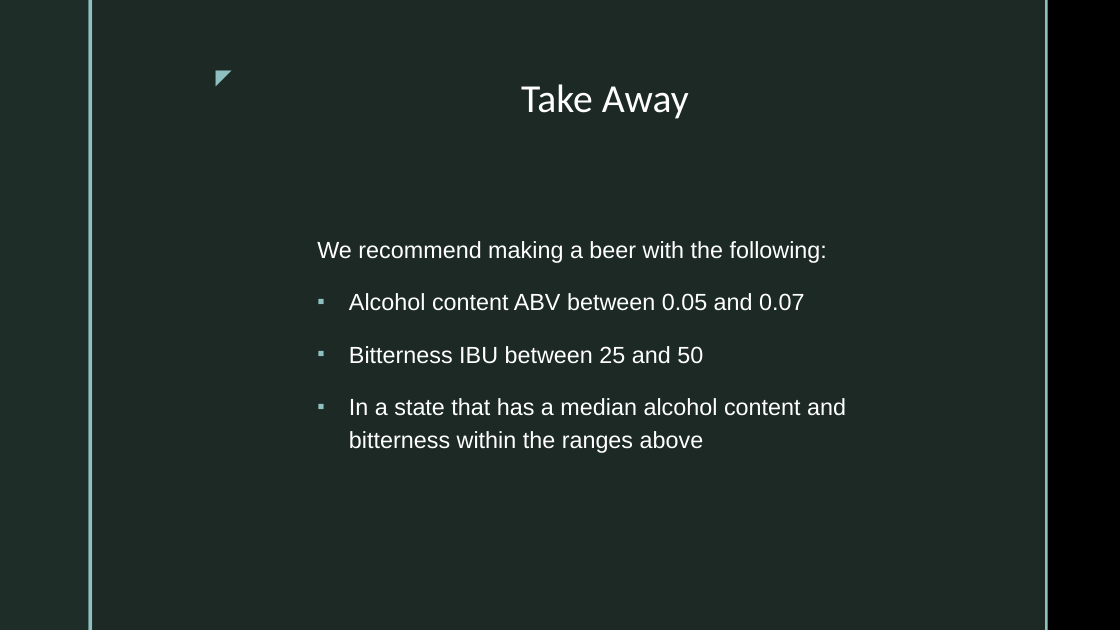
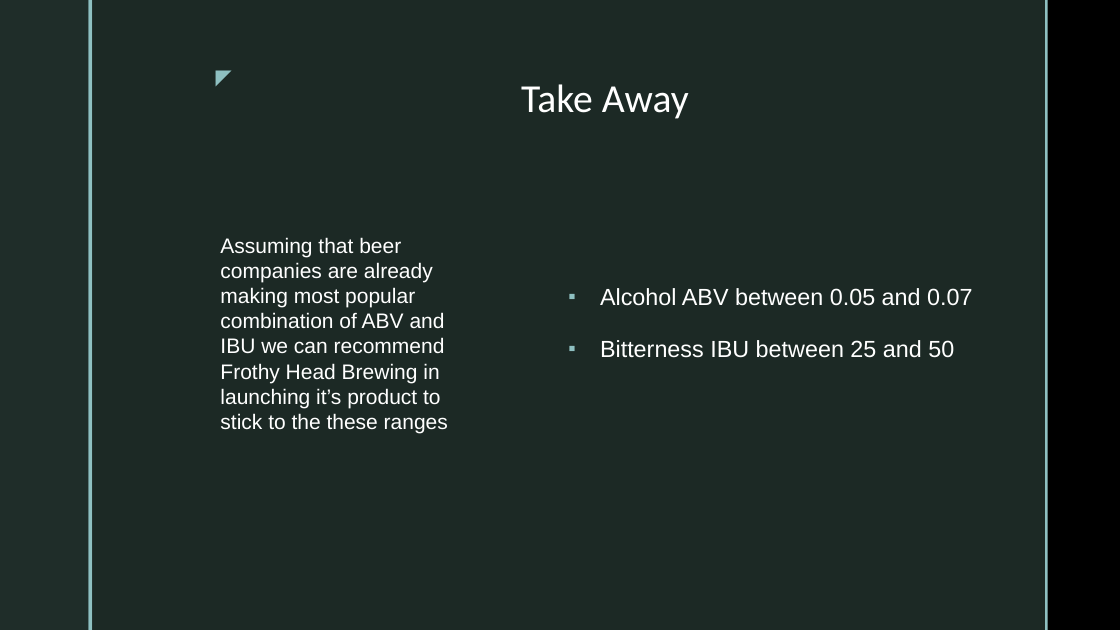
Before and after one commit to KaysData/Brewery-Analysis, a slide deck: slide 10 of Case Study Presentation.pptx. Drawn at 1120x630 pixels with LibreOffice and Linux fonts; fonts in the diff are those of the drawing; background and template pictures are left out. Boxes give left, top, right and bottom in pixels: in the first picture for what was removed or moved away, otherwise in the second. Text is boxed around its words. In the diff, an @@ line names an element or a change of style, - is before the commit and + after.

```diff
--- a/Case Study Presentation.pptx
+++ b/Case Study Presentation.pptx
@@ text added at (220,237,448,433), 18 pt, text #FFFFFF @@
+Assuming that beer companies are already making most popular combination of ABV and IBU we can recommend Frothy Head Brewing in launching it’s product to stick to the these ranges
@@ text "Alcohol ABV between 0.05 and ...": place and size @@
-text "Alcohol ABV between 0.05 and ..." at (317,241,846,453)
+text "Alcohol ABV between 0.05 and ..." at (600,288,972,358)
@@ text at (600,288,972,306): text changed @@
-We recommend making a beer with the following:
-▪ Alcohol content ABV between 0.05 and 0.07
+▪ Alcohol ABV between 0.05 and 0.07
@@ text at (349,398,846,453): paragraph removed @@
-▪ In a state that has a median alcohol content and bitterness within the ranges above
```
Also in this commit, not shown: 2 other slides changed, 1 slide added, 5 other files.
